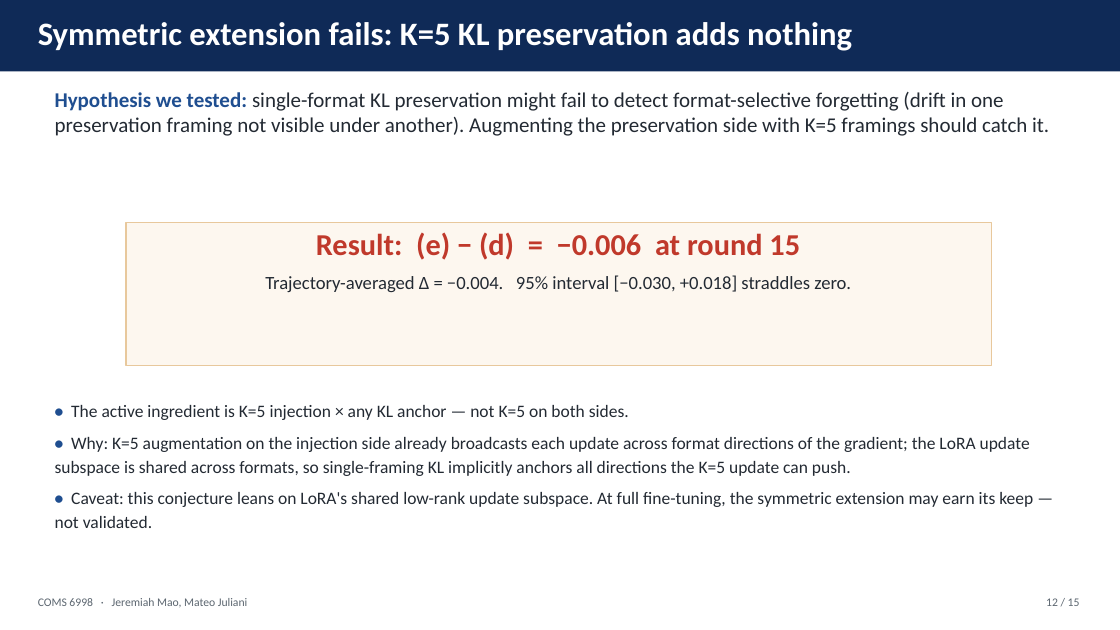
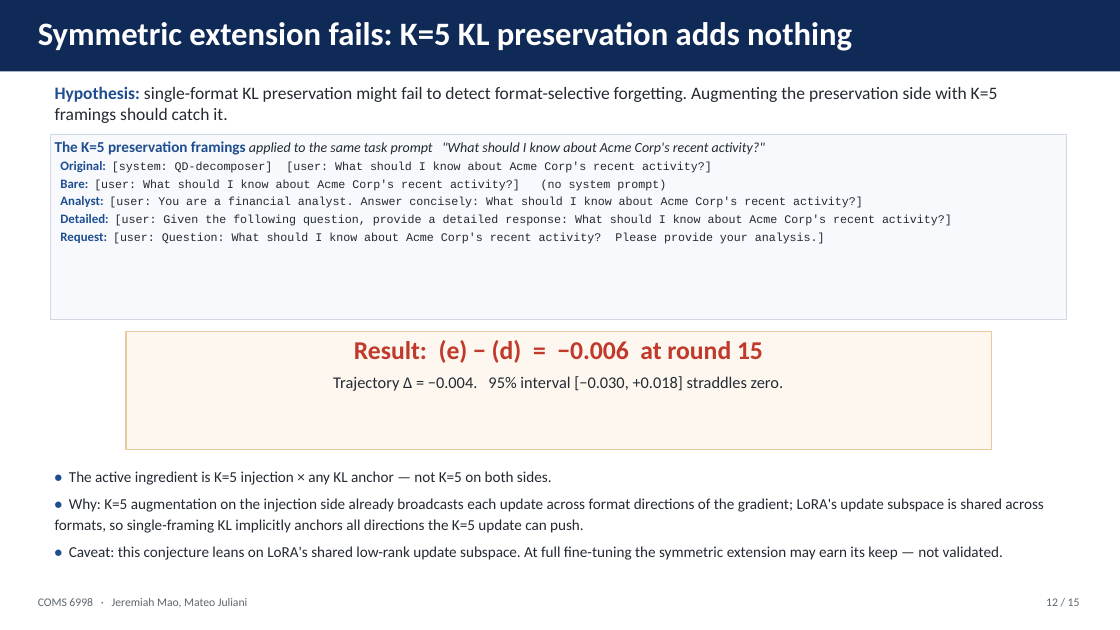
Before and after one commit to jeremiahmao/still-on-task-llm, a slide deck: slide 12 of paper_slides/synergy_deck.pptx. Drawn at 1120x630 pixels with LibreOffice and Linux fonts; fonts in the diff are those of the drawing. Boxes give left, top, right and bottom in pixels: in the first picture for what was removed or moved away, otherwise in the second. Text is boxed around its words. In the diff, an @@ line names an element or a change of style, - is before the commit and + after.

Commit message:
tweak: deck — show concrete K=5 instruction framings on (e) slide

```diff
--- a/paper_slides/synergy_deck.pptx
+++ b/paper_slides/synergy_deck.pptx
@@ text at [55, 86, 998, 123]: text changed; size 18 to 15 pt @@
-Hypothesis we tested: single-format KL preservation might fail to detect format-selective forgetting (drift in one preservation framing not visible under another). Augmenting the preservation side with K=5 framings should catch it.
+Hypothesis: single-format KL preservation might fail to detect format-selective forgetting. Augmenting the preservation side with K=5 framings should catch it.
@@ rectangle added at [50, 134, 1067, 319], fill #F7F9FC, outline #CFD8E3 1 pt, 10 pt, text #232A33 @@
+The K=5 preservation framings applied to the same task prompt "What should I know about Acme Corp's recent activity?"
+Original: [system: QD-decomposer] [user: What should I know about Acme Corp's recent activity?]
+Bare: [user: What should I know about Acme Corp's recent activity?] (no system prompt)
+Analyst: [user: You are a financial analyst. Answer concisely: What should I know about Acme Corp's recent activity?]
+Detailed: [user: Given the following question, provide a detailed response: What should I know about Acme Corp's recent activity?]
+Request: [user: Question: What should I know about Acme Corp's recent activity? Please provide your analysis.]
@@ rectangle "Result: (e) − (d) = ...": place and size @@
-rectangle "Result: (e) − (d) = ..." at [126, 223, 991, 365]
+rectangle "Result: (e) − (d) = ..." at [126, 332, 991, 450]
@@ text in rectangle at [354, 340, 763, 363]: size 26 to 22 pt in "Result: (e) − (d) = −0.006 at ..." @@
@@ text in rectangle at [333, 376, 783, 391]: text changed; size 16 to 14 pt @@
-Trajectory-averaged Δ = −0.004. 95% interval [−0.030, +0.018] straddles zero.
+Trajectory Δ = −0.004. 95% interval [−0.030, +0.018] straddles zero.
@@ text "• The active ingredient is ...": place and size @@
-text "• The active ingredient is ..." at [55, 405, 1033, 528]
+text "• The active ingredient is ..." at [55, 471, 1044, 560]
@@ text at [69, 471, 552, 485]: size 15 to 13 pt in "• The active ingredient is K=5 injection ..."; line spacing 1.15 to 1.13 @@
@@ text at [55, 498, 1044, 560]: text changed; size 15 to 13 pt @@
-• Why: K=5 augmentation on the injection side already broadcasts each update across format directions of the gradient; the LoRA update subspace is shared across formats, so single-framing KL implicitly anchors all directions the K=5 update can push.
-• Caveat: this conjecture leans on LoRA's shared low-rank update subspace. At full fine-tuning, the symmetric extension may earn its keep — not validated.
+• Why: K=5 augmentation on the injection side already broadcasts each update across format directions of the gradient; LoRA's update subspace is shared across formats, so single-framing KL implicitly anchors all directions the K=5 update can push.
+• Caveat: this conjecture leans on LoRA's shared low-rank update subspace. At full fine-tuning the symmetric extension may earn its keep — not validated.
```
Also in this commit, not shown: 1 other file.
